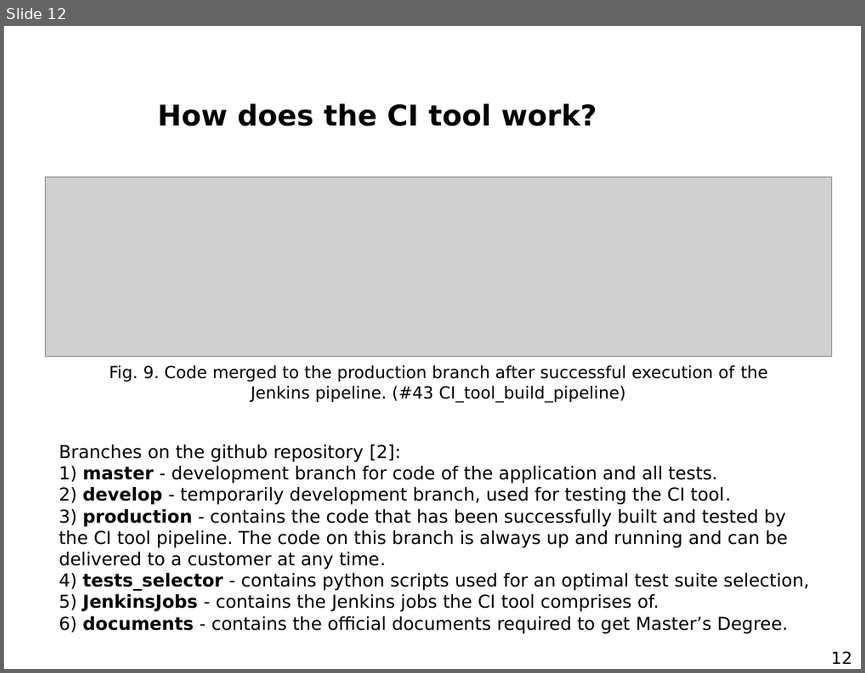
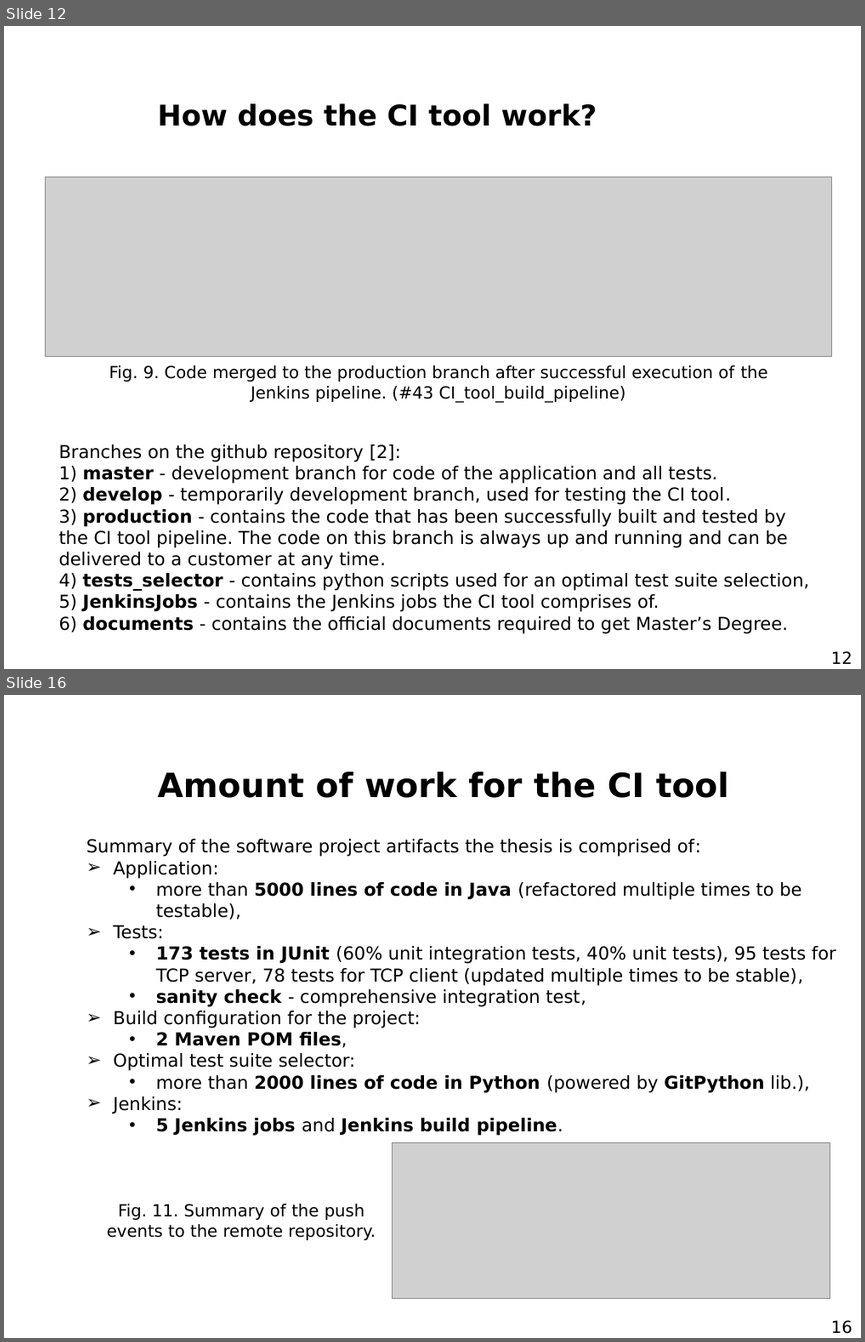
Before and after one commit to AndSze/CI_tool_for_an_optimal_test_suite_selection, a slide deck: Andrzej_Szewczyk_Prezentacja_Seminarium_Dyplomowe.pptx. Shown one above the other, each under a label of ours: slide 12 before the commit, slides 12 and 16 after it; the slides between them are not shown. The pictures are 865x673 and 865x1342 pixels, drawn with LibreOffice and Linux fonts; fonts in the diff are those of the drawing; grey boxes stand for pictures; background and template pictures are left out. Boxes give left, top, right and bottom in pixels: in the first picture for what was removed or moved away, otherwise in the second. Text is boxed around its words. In the diff, an @@ line names an element or a change of style, - is before the commit and + after.

Commit message:
Final version of the presentation about the CI tool

```diff
--- a/Andrzej_Szewczyk_Prezentacja_Seminarium_Dyplomowe.pptx
+++ b/Andrzej_Szewczyk_Prezentacja_Seminarium_Dyplomowe.pptx
@@ slide 16 added at (x1=4, y1=695, x2=861, y2=1338), background picture (left out) @@
@@ title added at (x1=158, y1=771, x2=729, y2=798), 28 pt, text #000000, bold @@
+Amount of work for the CI tool
@@ text added at (x1=86, y1=839, x2=836, y2=1135), 15 pt, text #000000 @@
+Summary of the software project artifacts the thesis is comprised of:
+➢ Application:
+  • more than 5000 lines of code in Java (refactored multiple times to be testable),
+➢ Tests:
+  • 173 tests in JUnit (60% unit integration tests, 40% unit tests), 95 tests for TCP server, 78 tests for TCP client (updated multiple times to be stable),
+  • sanity check - comprehensive integration test,
+➢ Build configuration for the project:
+  • 2 Maven POM files,
+➢ Optimal test suite selector:
+  • more than 2000 lines of code in Python (powered by GitPython lib.),
+➢ Jenkins:
+  • 5 Jenkins jobs and Jenkins build pipeline.
@@ picture added at (x1=392, y1=1142, x2=830, y2=1299) @@
@@ text added at (x1=107, y1=1203, x2=375, y2=1240), 14 pt, text #000000 @@
+Fig. 11. Summary of the push events to the remote repository.
@@ page number added at (x1=831, y1=1320, x2=852, y2=1333), 14 pt, text #000000 @@
+16
```
Also in this commit, not shown: 4 slides changed, 4 other slides added, 1 slide removed.
